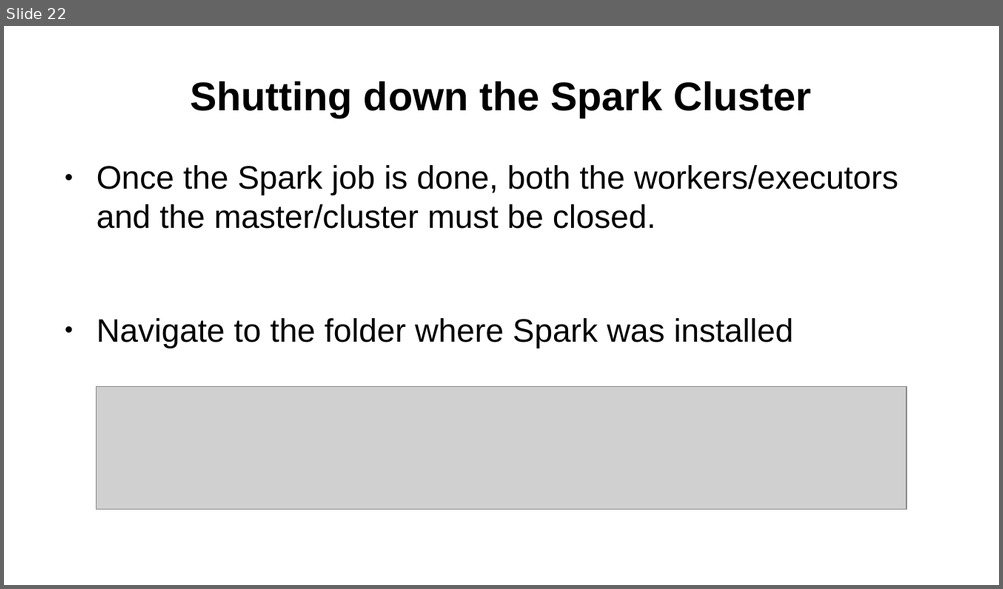
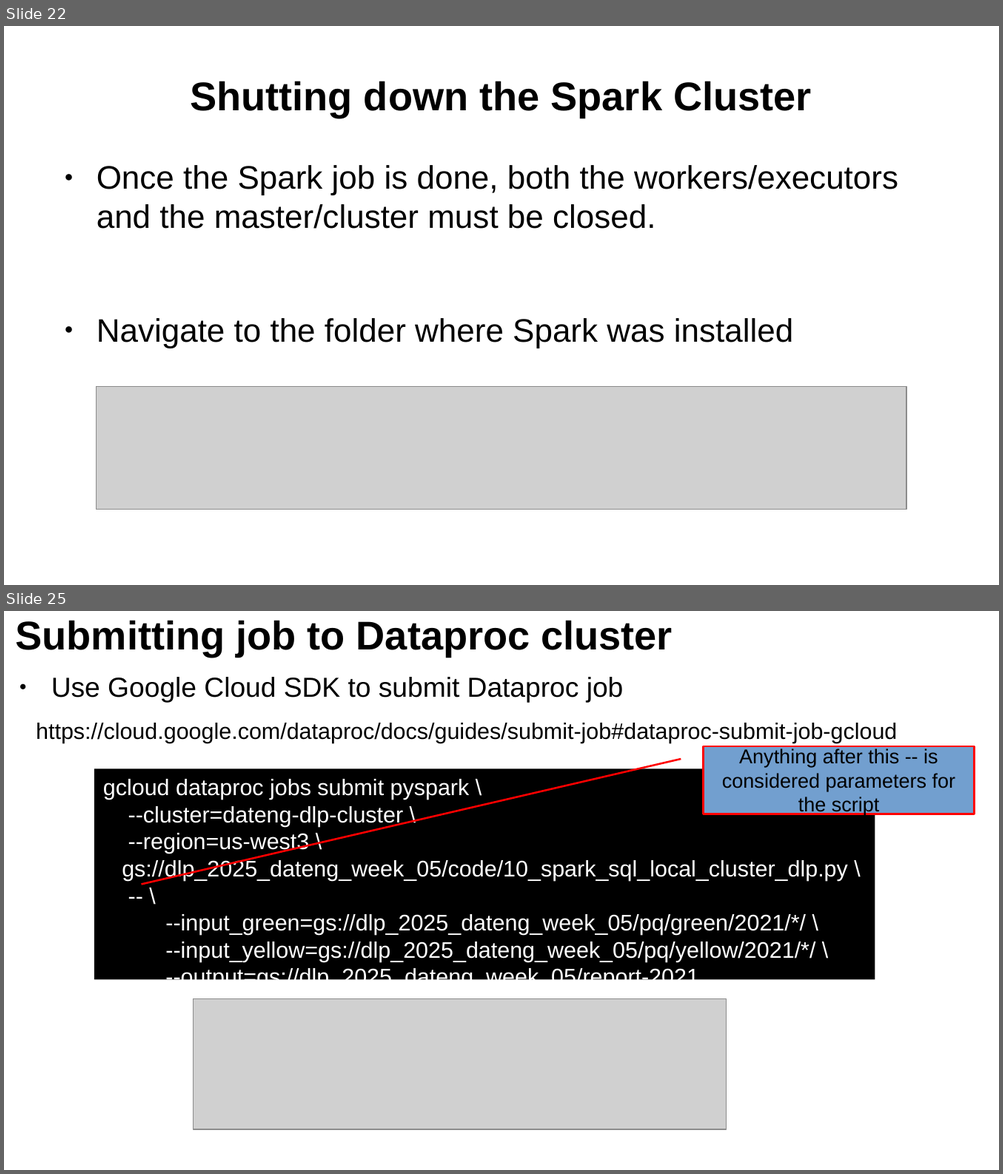
Before and after one commit to mossdet/dlp_data_eng, a slide deck: Notes/05_01_Batch_Processing_Spark.odp. Shown one above the other, each under a label of ours: slide 22 before the commit, slides 22 and 25 after it; the slides between them are not shown. The pictures are 1003x589 and 1003x1174 pixels, drawn with LibreOffice and Linux fonts; fonts in the diff are those of the drawing; grey boxes stand for pictures. Boxes give left, top, right and bottom in pixels: in the first picture for what was removed or moved away, otherwise in the second. Text is boxed around its words. In the diff, an @@ line names an element or a change of style, - is before the commit and + after.

Commit message:
add files for Spark Batch Processing Module

```diff
--- a/Notes/05_01_Batch_Processing_Spark.odp
+++ b/Notes/05_01_Batch_Processing_Spark.odp
@@ slide 25 added at box(4, 611, 999, 1170), background #FFFFFF @@
@@ title added at box(16, 620, 673, 656), 32 pt, text #000000, bold @@
+Submitting job to Dataproc cluster
@@ text added at box(51, 677, 623, 703), 22 pt, text #000000 @@
+● Use Google Cloud SDK to submit Dataproc job
@@ text added at box(36, 723, 896, 800), 18 pt, text #000000 @@
+https://cloud.google.com/dataproc/docs/guides/submit-job#dataproc-submit-job-gcloud
@@ border callout added at box(703, 746, 974, 814), fill #729FCF, outline #FF0000 1.5 pt, 16 pt, text #000000 @@
+Anything after this -- is considered parameters for the script
@@ rectangle added at box(94, 769, 875, 980), fill #000000, 18 pt, text #FFFFFF @@
+gcloud dataproc jobs submit pyspark \
+--cluster=dateng-dlp-cluster \
+--region=us-west3 \
+gs://dlp_2025_dateng_week_05/code/10_spark_sql_local_cluster_dlp.py \
+-- \
+--input_green=gs://dlp_2025_dateng_week_05/pq/green/2021/*/ \
+--input_yellow=gs://dlp_2025_dateng_week_05/pq/yellow/2021/*/ \
+--output=gs://dlp_2025_dateng_week_05/report-2021
@@ picture added at box(193, 999, 726, 1130) @@
```
Also in this commit, not shown: 3 other slides added, 6 other files.
